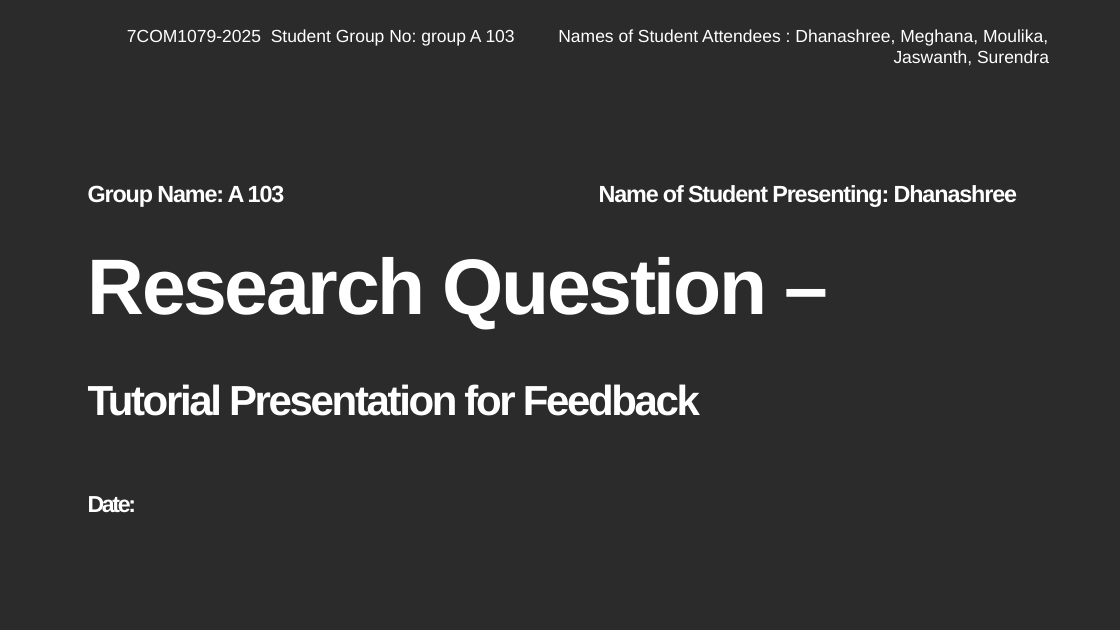
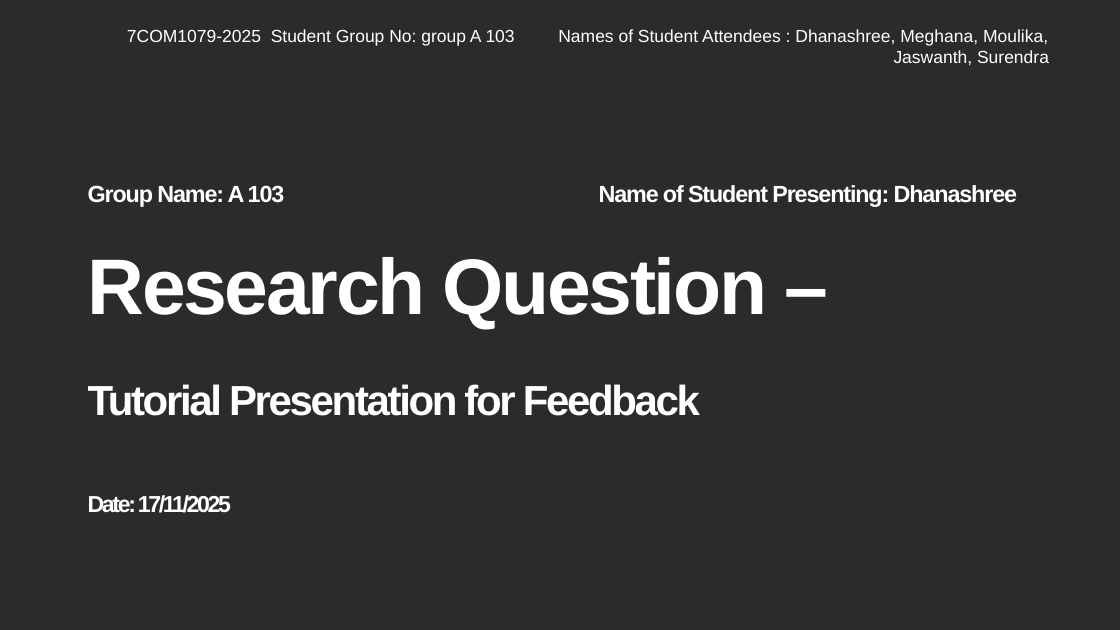
Before and after one commit to Dhanashreem9/group_a_103, a slide deck: slide 2 of reseach_question_presentation_template.pptx. Drawn at 1120x630 pixels with LibreOffice and Linux fonts; fonts in the diff are those of the drawing; background and template pictures are left out; a plain dark background stands for a picture behind light text. Boxes give left, top, right and bottom in pixels: in the first picture for what was removed or moved away, otherwise in the second. Text is boxed around its words. In the diff, an @@ line names an element or a change of style, - is before the commit and + after.

```diff
--- a/reseach_question_presentation_template.pptx
+++ b/reseach_question_presentation_template.pptx
@@ title at [88,257,767,513]: text changed @@
-Research Question –
-Tutorial Presentation for Feedback
-Date:
+Research Question –
+Tutorial Presentation for Feedback
+Date: 17/11/2025
```
Also in this commit, not shown: 6 other files.
